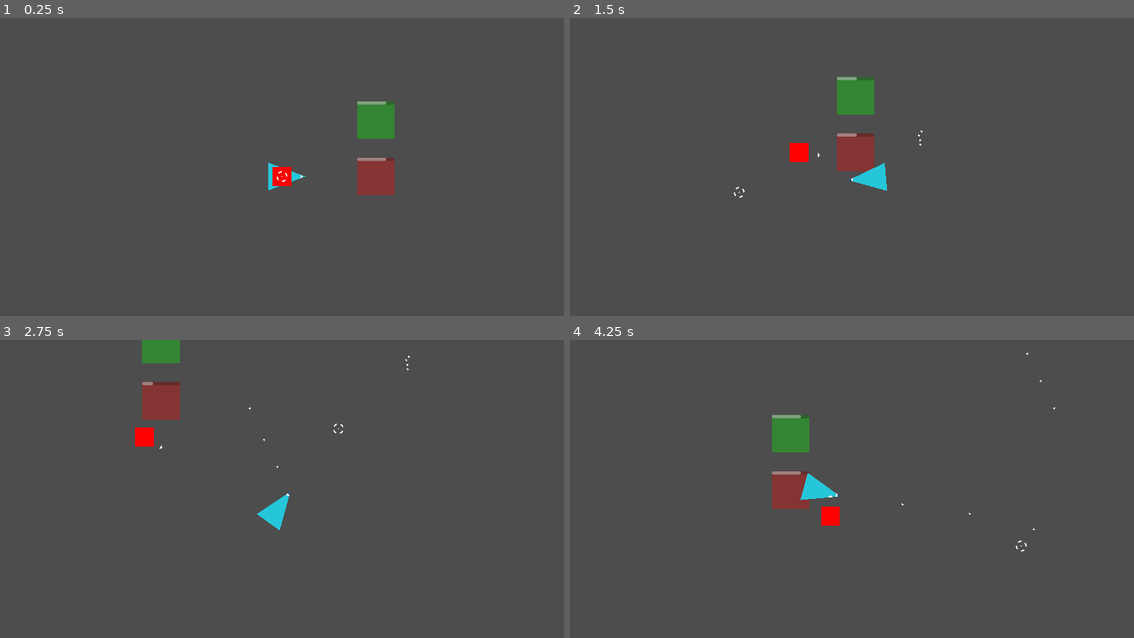
Above: before the commit, frames 1-4 (two rows, left to right).
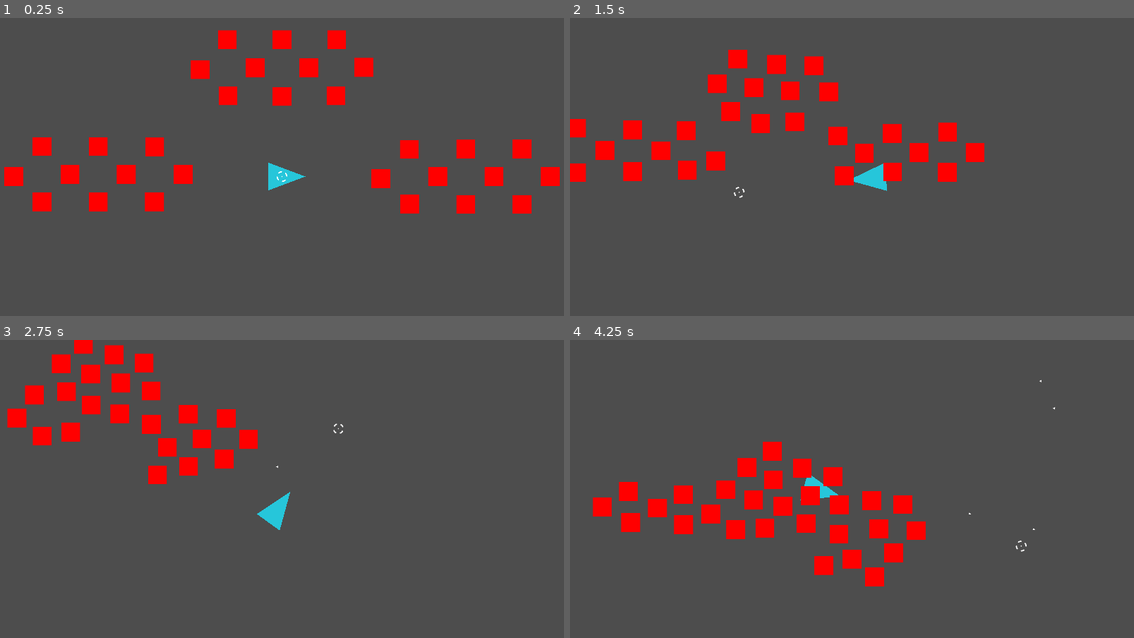
Above: after the commit, the same moments.

Repository: LordChildConsumer/MiniHordeShooter
Game: Godot game, scene res://main.tscn
Two runs of this game, one before a commit and one after it. Both use one fixed random seed, a clock stepped at 60 frames per second and the inputs below. The engine's default icon, where the game draws it, is replaced by a stand-in: a white triangle on a blue panel in a dark square.
Inputs (mouse positions are in pixels of both pictures, inside the frame that each line leads up to):
- Up to frame 1 (0.25 s): no input
- Up to frame 2 (1.5 s): move the mouse to (976, 161) at 0.52 s; press the mouse at (976, 161) at 0.53 s; hold D (move_right) 0.53-1.28 s; move the mouse to (739, 193) at 1.27 s; release the mouse at (739, 193) at 1.28 s; hold S (move_down) from 1.28 s (still down); click (739, 193) at 1.35 s
- Up to frame 3 (2.75 s): move the mouse to (338, 429) at 2.02 s; release S (move_down) at 2.03 s; press the mouse at (338, 429) at 2.03 s; hold D (move_right) from 2.03 s (still down)
- Up to frame 4 (4.25 s): move the mouse to (823, 560) at 2.77 s; release D (move_right) at 2.78 s; release the mouse at (823, 560) at 2.78 s; hold W (move_up) 2.78-3.53 s; click (823, 560) at 2.85 s; move the mouse to (1021, 545) at 3.52 s; press the mouse at (1021, 545) at 3.53 s; hold A (move_left) from 3.53 s (still down)

The runs differ from the first frame. In frame 1, 8.1% of the frame differs, in the area x 0-100%, y 4-66%; in frame 2, 7.5%; in frame 3, 6.1%; in frame 4, 7.5%.

Commit message:
Enemy navigation now uses NavigationAgent2D to avoid clumping up

Diff:
--- a/enemy/base/enemy.gd
+++ b/enemy/base/enemy.gd
@@ -20,6 +20,9 @@
 ## Used for debugging, will likely not make it to final build.
 @onready var dbg_move_dir: Node2D = $MoveDirection as Node2D;
 
+## The enemy's [NavigationAgent2D]. Used to calcuate a safe velocity that
+## avoids other enemies.
+@onready var nav_agent: NavigationAgent2D = $NavigationAgent2D as NavigationAgent2D;
 
 ## The position this enemy should be moving towards.
 ## Updated when [member pathing_timer] times out.
@@ -36,14 +39,26 @@
 	# Connect pathing_timer.timeout to update_target_position.
 	pathing_timer.timeout.connect(update_target_position);
 
+	# Connect velocity_computed to _on_nav_agent_velocity_computed.
+	# Used for avoiding other enemies.
+	nav_agent.velocity_computed.connect(_on_nav_agent_velocity_computed);
+	nav_agent.max_speed = move_speed;
+
 
 func _physics_process(delta: float) -> void:
+	# Using INF as a sort of null here because if that's ever the player's
+	# position then weird enemy navigation is the least of my worries.
 	if target_position != Vector2.INF:
 		var dir := global_position.direction_to(target_position);
 		var wish_velocity := dir * move_speed;
-		velocity = lerp(velocity ,wish_velocity, acceleration * delta);
+		nav_agent.velocity = lerp(
+			nav_agent.velocity,
+			wish_velocity,
+			acceleration * delta
+		);
 
-	move_and_slide();
+
+	# Aim the debug direction visualizer.
 	if velocity != Vector2.ZERO:
 		dbg_move_dir.look_at(global_position + velocity);
 
@@ -55,7 +70,15 @@
 ## Overwritten by subclasses when relevant.
 func update_target_position() -> void:
 	target_position = Overseer.player.get_global_position();
+	nav_agent.target_position = target_position;
 	pathing_timer.start();
+
+
+## Sets [member velocity] to [param safe_velocity]
+## and called [method CharacterBody2D.move_and_slide].
+func _on_nav_agent_velocity_computed(safe_velocity: Vector2) -> void:
+	velocity = safe_velocity;
+	move_and_slide();
 
 
 ## Runs when this enemy's [member health] reaches 0.
--- a/enemy/base/enemy.tscn
+++ b/enemy/base/enemy.tscn
@@ -18,6 +18,7 @@
 script = ExtResource("2_rqs7t")
 
 [node name="MoveDirection" type="Node2D" parent="."]
+visible = false
 
 [node name="Polygon2D" type="Polygon2D" parent="MoveDirection"]
 position = Vector2(64, 0)
@@ -26,3 +27,7 @@
 [node name="UpdatePathing" type="Timer" parent="."]
 wait_time = 0.1
 autostart = true
+
+[node name="NavigationAgent2D" type="NavigationAgent2D" parent="."]
+avoidance_enabled = true
+radius = 48.0
--- a/enemy/grunt.tscn
+++ b/enemy/grunt.tscn
@@ -78,6 +78,10 @@
 color = Color(1, 0, 0, 1)
 polygon = PackedVector2Array(-32, -32, -32, 32, 32, 32, 32, -32)
 
+[node name="Health" parent="." index="1"]
+max_health = 20
+health = 20
+
 [node name="Hitbox" parent="." index="2" node_paths=PackedStringArray("health")]
 collision_layer = 16
 collision_mask = 16
--- a/main.tscn
+++ b/main.tscn
@@ -1,29 +1,8 @@
-[gd_scene load_steps=7 format=3 uid="uid://cc816jevvx1md"]
+[gd_scene load_steps=4 format=3 uid="uid://cc816jevvx1md"]
 
 [ext_resource type="Texture2D" uid="uid://vocsotlh7qkk" path="res://icon.svg" id="1_ic7s5"]
 [ext_resource type="PackedScene" uid="uid://5ufingx2vmlv" path="res://player/player.tscn" id="2_ifi2p"]
-[ext_resource type="Script" path="res://_dev/hurt_zone.gd" id="3_qnd0e"]
 [ext_resource type="PackedScene" uid="uid://ekoiptpmfgic" path="res://enemy/grunt.tscn" id="4_ulolh"]
-
-[sub_resource type="RectangleShape2D" id="RectangleShape2D_n4wdb"]
-size = Vector2(128, 128)
-
-[sub_resource type="GDScript" id="GDScript_tnsjf"]
-resource_name = "HurtProg"
-script/source = "extends ProgressBar
-
-@onready var hurt_zone: HurtZone = get_parent() as HurtZone;
-
-
-func _ready() -> void:
-	if hurt_zone:
-		max_value = hurt_zone.tick;
-
-
-func _process(_delta: float) -> void:
-	if hurt_zone:
-		value = hurt_zone.get_seconds_until_damage();
-"
 
 [node name="Main" type="Node2D"]
 
@@ -34,47 +13,103 @@
 region_enabled = true
 region_rect = Rect2(0, 0, 1920, 1080)
 
-[node name="HurtZone" type="Area2D" parent="."]
-position = Vector2(320, 0)
-collision_mask = 20
-script = ExtResource("3_qnd0e")
-
-[node name="CollisionShape2D" type="CollisionShape2D" parent="HurtZone"]
-shape = SubResource("RectangleShape2D_n4wdb")
-
-[node name="Polygon2D" type="Polygon2D" parent="HurtZone"]
-color = Color(1, 0, 0, 0.317647)
-polygon = PackedVector2Array(-64, -64, 64, -64, 64, 64, -64, 64)
-
-[node name="HurtProg" type="ProgressBar" parent="HurtZone"]
-offset_left = -64.0
-offset_top = -64.0
-offset_right = 64.0
-offset_bottom = -53.0
-show_percentage = false
-script = SubResource("GDScript_tnsjf")
-
-[node name="HealZone" type="Area2D" parent="."]
-position = Vector2(320, -192)
-collision_mask = 20
-script = ExtResource("3_qnd0e")
-damage = -10
-
-[node name="CollisionShape2D" type="CollisionShape2D" parent="HealZone"]
-shape = SubResource("RectangleShape2D_n4wdb")
-
-[node name="Polygon2D" type="Polygon2D" parent="HealZone"]
-color = Color(0, 1, 0, 0.317647)
-polygon = PackedVector2Array(-64, -64, 64, -64, 64, 64, -64, 64)
-
-[node name="HurtProg" type="ProgressBar" parent="HealZone"]
-offset_left = -64.0
-offset_top = -64.0
-offset_right = 64.0
-offset_bottom = -53.0
-show_percentage = false
-script = SubResource("GDScript_tnsjf")
-
 [node name="Player" parent="." instance=ExtResource("2_ifi2p")]
 
-[node name="Grunt" parent="." instance=ExtResource("4_ulolh")]
+[node name="Enemies" type="Node2D" parent="."]
+position = Vector2(0, -384)
+
+[node name="Grunt" parent="Enemies" instance=ExtResource("4_ulolh")]
+position = Vector2(0, 96)
+
+[node name="Grunt2" parent="Enemies" instance=ExtResource("4_ulolh")]
+position = Vector2(-96, 0)
+
+[node name="Grunt3" parent="Enemies" instance=ExtResource("4_ulolh")]
+position = Vector2(-192, 96)
+
+[node name="Grunt4" parent="Enemies" instance=ExtResource("4_ulolh")]
+position = Vector2(-288, 8)
+
+[node name="Grunt5" parent="Enemies" instance=ExtResource("4_ulolh")]
+position = Vector2(96, 0)
+
+[node name="Grunt6" parent="Enemies" instance=ExtResource("4_ulolh")]
+position = Vector2(192, 96)
+
+[node name="Grunt7" parent="Enemies" instance=ExtResource("4_ulolh")]
+position = Vector2(288, 0)
+
+[node name="Grunt8" parent="Enemies" instance=ExtResource("4_ulolh")]
+position = Vector2(0, -96)
+
+[node name="Grunt9" parent="Enemies" instance=ExtResource("4_ulolh")]
+position = Vector2(-192, -96)
+
+[node name="Grunt10" parent="Enemies" instance=ExtResource("4_ulolh")]
+position = Vector2(192, -96)
+
+[node name="Enemies2" type="Node2D" parent="."]
+position = Vector2(-640, -8)
+
+[node name="Grunt" parent="Enemies2" instance=ExtResource("4_ulolh")]
+position = Vector2(0, 96)
+
+[node name="Grunt2" parent="Enemies2" instance=ExtResource("4_ulolh")]
+position = Vector2(-96, 0)
+
+[node name="Grunt3" parent="Enemies2" instance=ExtResource("4_ulolh")]
+position = Vector2(-192, 96)
+
+[node name="Grunt4" parent="Enemies2" instance=ExtResource("4_ulolh")]
+position = Vector2(-288, 8)
+
+[node name="Grunt5" parent="Enemies2" instance=ExtResource("4_ulolh")]
+position = Vector2(96, 0)
+
+[node name="Grunt6" parent="Enemies2" instance=ExtResource("4_ulolh")]
+position = Vector2(192, 96)
+
+[node name="Grunt7" parent="Enemies2" instance=ExtResource("4_ulolh")]
+position = Vector2(288, 0)
+
+[node name="Grunt8" parent="Enemies2" instance=ExtResource("4_ulolh")]
+position = Vector2(0, -96)
+
+[node name="Grunt9" parent="Enemies2" instance=ExtResource("4_ulolh")]
+position = Vector2(-192, -96)
+
+[node name="Grunt10" parent="Enemies2" instance=ExtResource("4_ulolh")]
+position = Vector2(192, -96)
+
+[node name="Enemies3" type="Node2D" parent="."]
+position = Vector2(640, 0)
+
+[node name="Grunt" parent="Enemies3" instance=ExtResource("4_ulolh")]
+position = Vector2(0, 96)
+
+[node name="Grunt2" parent="Enemies3" instance=ExtResource("4_ulolh")]
+position = Vector2(-96, 0)
+
+[node name="Grunt3" parent="Enemies3" instance=ExtResource("4_ulolh")]
+position = Vector2(-192, 96)
+
+[node name="Grunt4" parent="Enemies3" instance=ExtResource("4_ulolh")]
+position = Vector2(-288, 8)
+
+[node name="Grunt5" parent="Enemies3" instance=ExtResource("4_ulolh")]
+position = Vector2(96, 0)
+
+[node name="Grunt6" parent="Enemies3" instance=ExtResource("4_ulolh")]
+position = Vector2(192, 96)
+
+[node name="Grunt7" parent="Enemies3" instance=ExtResource("4_ulolh")]
+position = Vector2(288, 0)
+
+[node name="Grunt8" parent="Enemies3" instance=ExtResource("4_ulolh")]
+position = Vector2(0, -96)
+
+[node name="Grunt9" parent="Enemies3" instance=ExtResource("4_ulolh")]
+position = Vector2(-192, -96)
+
+[node name="Grunt10" parent="Enemies3" instance=ExtResource("4_ulolh")]
+position = Vector2(192, -96)
